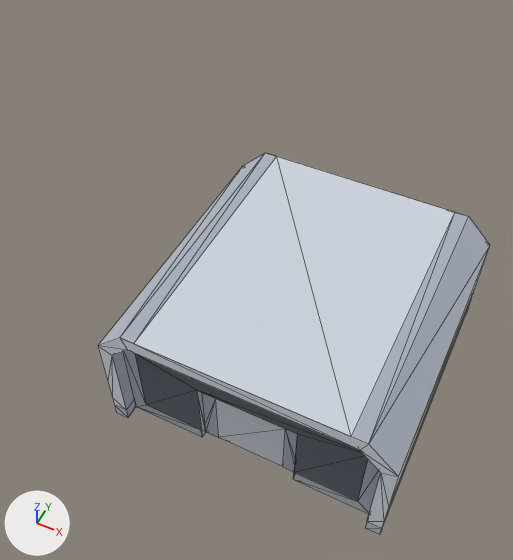
Before and after pictures for a commit that changed the glTF model public/models/mars/hangar_smallA.glb.
One viewpoint serves both versions: a 50 mm camera at (3.11, -4.47, 4.45) aimed at (1.4, -1.04, 0.17). The axes (+X, +Y, +Z) are drawn at lower left. The lights are the same throughout. The first picture is the older version. Mesh edges are drawn as thin lines.

In view in the first picture: 'gate.001', 'hangar_smallA'.
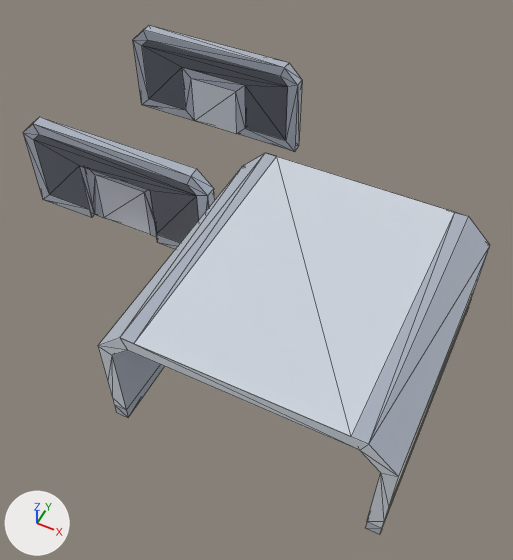
The newer file is also turned or shifted as a whole; pictures and numbers use the older file's frame.

Where the change shows, as pixel boxes (x1, y1, x2, y2) in the pictures (513 x 560 px):
'gate.005', added: after (23, 117, 215, 249)
    faces in mat_dark (grey #8f949e): (34, 135, 199, 243)
    faces in mat_metaldark (light grey #d6dbe4): (23, 117, 215, 249)
    faces in mat_metal (white #edf0f5): (95, 175, 151, 235)
'gate.004', added: after (133, 25, 302, 151)
    faces in mat_dark (grey #8f949e): (142, 40, 288, 140)
    faces in mat_metaldark (light grey #d6dbe4): (133, 25, 302, 151)
    faces in mat_metal (white #edf0f5): (191, 79, 237, 134)
'gate.001', deleted: before (123, 350, 380, 514)
    faces in mat_dark (grey #8f949e): (135, 354, 368, 501)
    faces in mat_metaldark (light grey #d6dbe4): (123, 350, 380, 514)
    faces in mat_metal (white #edf0f5): (215, 399, 285, 467)

What the commit changed:
Mesh me_mesh_gate_004 is new.
It has 48 vertices, 98 faces and spans x -4.9..-3.1, y 2.1..2.2, z 0.0..0.9.
Faces by material slot: [76, 6, 16].
It uses material mat_metaldark (light grey #d6dbe4).
It uses material mat_metal (white #edf0f5).
It uses material mat_dark (grey #8f949e).
Mesh me_mesh_gate_005 is new.
It has 48 vertices, 98 faces and spans x -4.9..-3.1, y 3.8..3.9, z 0.0..0.9.
Faces by material slot: [76, 6, 16].
It uses material mat_metaldark (light grey #d6dbe4).
It uses material mat_metal (white #edf0f5).
It uses material mat_dark (grey #8f949e).
Object 'gate.001' (ob_gate_001) is deleted.
Object 'gate.005' (ob_gate_005) is new; it shows me_mesh_gate_004.
Its location is (4.0, -3.0, 0.0).
Object 'gate.004' (ob_gate_004) is new; it shows me_mesh_gate_005.
Its location is (4.0, -3.0, 0.0).
